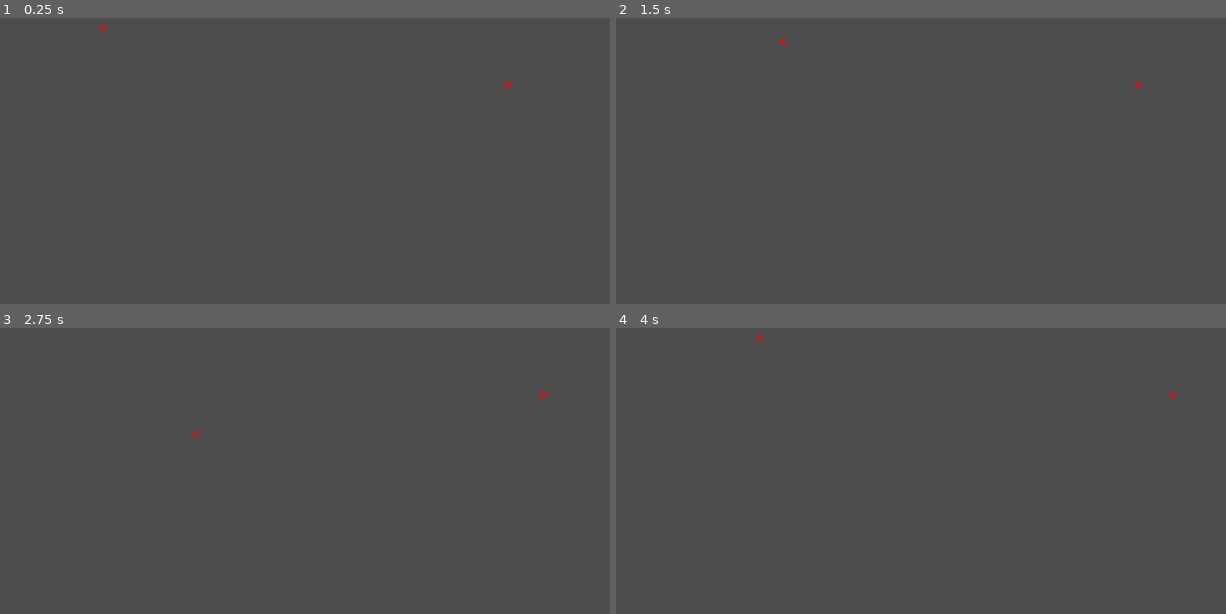
Above: before the commit, frames 1-4 (two rows, left to right).
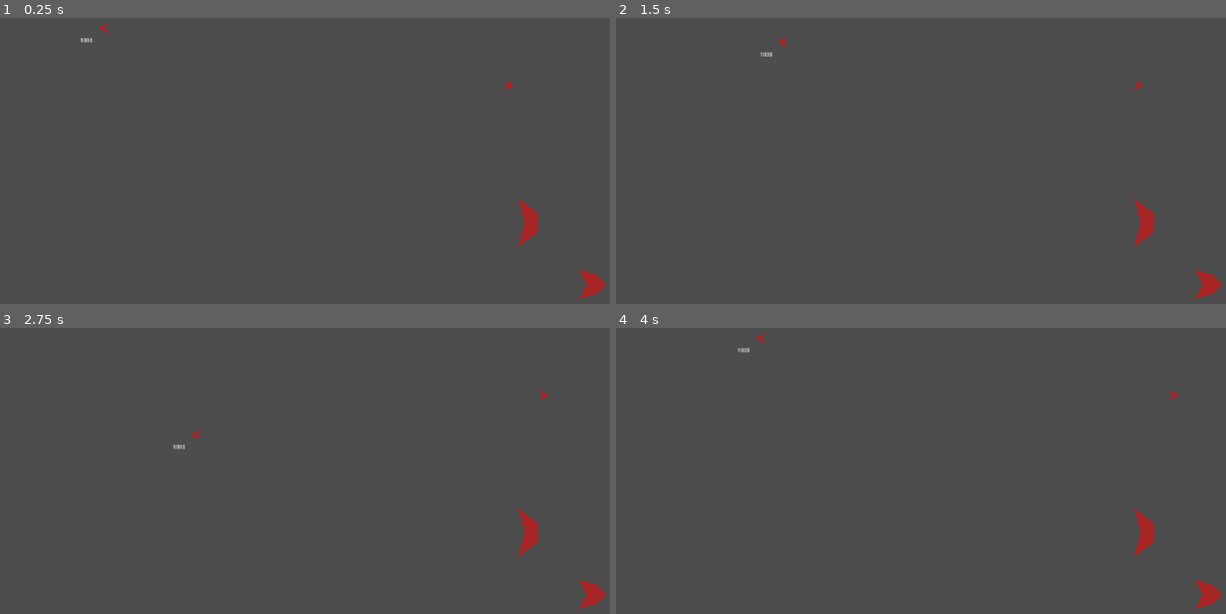
Above: after the commit, the same moments.

Repository: xorblo-doitus/Space-Shooter
Game: Godot game, scene res://src/playable_scenes/world.tscn
The game is run twice, just before and just after one commit, with the same random seed, the same clock (stepped at 60 frames per second) and the same inputs.
Inputs:
- Up to frame 1 (0.25 s): no input
- Up to frame 2 (1.5 s): tap Enter (ui_accept) at 0.5, 0.77 s; hold Right (ui_right) 0.53-1.28 s; hold Down (ui_down) from 1.28 s (still down)
- Up to frame 3 (2.75 s): tap Enter (ui_accept) at 1.52, 2 s; release Down (ui_down) at 2.03 s; hold Right (ui_right) from 2.03 s (still down)
- Up to frame 4 (4 s): release Right (ui_right) at 2.78 s; hold Up (ui_up) 2.78-3.53 s; tap Enter (ui_accept) at 3.02, 3.77 s; hold Left (ui_left) from 3.53 s (still down)

The runs differ from the first frame. In frame 1, 0.5% of the frame differs, in the area x 13-100%, y 7-99%; in frame 2, 0.5%, in the area x 23-100%, y 11-99%; in frame 3, 0.5%; in frame 4, 0.5%.
Error in both runs: Assertion failed: No damage source created (res://src/bullets/bullet.gd:25)

Commit message:
Added 2 enemy variants

Diff:
--- /dev/null
+++ b/src/bullets/big_bullet.tscn
@@ -0,0 +1,23 @@
+[gd_scene load_steps=7 format=3 uid="uid://he1e400h16sr"]
+
+[ext_resource type="PackedScene" uid="uid://dfp5ejo00djmr" path="res://src/bullets/bullet.tscn" id="1_tgnyy"]
+[ext_resource type="Script" path="res://src/resources/damage_source.gd" id="2_ugeph"]
+[ext_resource type="Script" path="res://src/resources/visible_area.gd" id="3_hx1th"]
+
+[sub_resource type="Resource" id="Resource_t581g"]
+script = ExtResource("2_ugeph")
+damage = 100.0
+knockback_multiplier = 10.0
+
+[sub_resource type="Resource" id="Resource_rp3sr"]
+script = ExtResource("3_hx1th")
+size = Vector2(20, 20)
+
+[sub_resource type="CircleShape2D" id="CircleShape2D_t2qum"]
+
+[node name="BigBullet" instance=ExtResource("1_tgnyy")]
+damage_source = SubResource("Resource_t581g")
+visible_area = SubResource("Resource_rp3sr")
+
+[node name="CollisionShape2D" parent="." index="0"]
+shape = SubResource("CircleShape2D_t2qum")
--- /dev/null
+++ b/src/bullets/small_bullet.tscn
@@ -0,0 +1,24 @@
+[gd_scene load_steps=7 format=3 uid="uid://n3gr7nakcswe"]
+
+[ext_resource type="PackedScene" uid="uid://dfp5ejo00djmr" path="res://src/bullets/bullet.tscn" id="1_l2f0o"]
+[ext_resource type="Script" path="res://src/resources/damage_source.gd" id="2_o0fh3"]
+[ext_resource type="Script" path="res://src/resources/visible_area.gd" id="3_43aop"]
+
+[sub_resource type="Resource" id="Resource_cwcnf"]
+script = ExtResource("2_o0fh3")
+damage = 1.0
+knockback_multiplier = 0.1
+
+[sub_resource type="Resource" id="Resource_q8asd"]
+script = ExtResource("3_43aop")
+size = Vector2(6, 6)
+
+[sub_resource type="CircleShape2D" id="CircleShape2D_lf35k"]
+radius = 3.0
+
+[node name="SmallBullet" instance=ExtResource("1_l2f0o")]
+damage_source = SubResource("Resource_cwcnf")
+visible_area = SubResource("Resource_q8asd")
+
+[node name="CollisionShape2D" parent="." index="0"]
+shape = SubResource("CircleShape2D_lf35k")
--- a/src/playable_scenes/world.tscn
+++ b/src/playable_scenes/world.tscn
@@ -1,8 +1,10 @@
-[gd_scene load_steps=7 format=3 uid="uid://cnr0cn7bjspsq"]
+[gd_scene load_steps=9 format=3 uid="uid://cnr0cn7bjspsq"]
 
 [ext_resource type="Script" path="res://src/playable_scenes/world.gd" id="1_ptqmb"]
 [ext_resource type="PackedScene" uid="uid://cyxhgjybj0tsy" path="res://src/spawn_point.tscn" id="2_r822a"]
 [ext_resource type="PackedScene" uid="uid://bsicvfemmcryr" path="res://src/vessels/player_vessel.tscn" id="3_nbfms"]
+[ext_resource type="PackedScene" uid="uid://boej5f28jyrn" path="res://src/vessels/spammer_vessel.tscn" id="4_56gsn"]
+[ext_resource type="PackedScene" uid="uid://blaxpwkxvbxf" path="res://src/vessels/big_vessel.tscn" id="5_gj0fc"]
 
 [sub_resource type="RectangleShape2D" id="RectangleShape2D_matw0"]
 size = Vector2(20, 1080)
@@ -38,6 +40,34 @@
 "method": &"spawn"
 }]
 }
+tracks/2/type = "method"
+tracks/2/imported = false
+tracks/2/enabled = true
+tracks/2/path = NodePath("SpawnPoints/Spammer")
+tracks/2/interp = 1
+tracks/2/loop_wrap = true
+tracks/2/keys = {
+"times": PackedFloat32Array(0),
+"transitions": PackedFloat32Array(1),
+"values": [{
+"args": [],
+"method": &"spawn"
+}]
+}
+tracks/3/type = "method"
+tracks/3/imported = false
+tracks/3/enabled = true
+tracks/3/path = NodePath("SpawnPoints/Big")
+tracks/3/interp = 1
+tracks/3/loop_wrap = true
+tracks/3/keys = {
+"times": PackedFloat32Array(0),
+"transitions": PackedFloat32Array(1),
+"values": [{
+"args": [],
+"method": &"spawn"
+}]
+}
 
 [sub_resource type="AnimationLibrary" id="AnimationLibrary_0p843"]
 _data = {
@@ -60,11 +90,13 @@
 [node name="Dude" parent="SpawnPoints" instance=ExtResource("2_r822a")]
 position = Vector2(1586, 262)
 
-[node name="Dude2" parent="SpawnPoints" instance=ExtResource("2_r822a")]
+[node name="Spammer" parent="SpawnPoints" instance=ExtResource("2_r822a")]
 position = Vector2(1667, 689)
+packed_vessel = ExtResource("4_56gsn")
 
-[node name="Dude3" parent="SpawnPoints" instance=ExtResource("2_r822a")]
+[node name="Big" parent="SpawnPoints" instance=ExtResource("2_r822a")]
 position = Vector2(1673, 881)
+packed_vessel = ExtResource("5_gj0fc")
 
 [node name="Dude4" parent="SpawnPoints" instance=ExtResource("2_r822a")]
 position = Vector2(1682, 1049)
--- /dev/null
+++ b/src/vessels/big_vessel.tscn
@@ -0,0 +1,7 @@
+[gd_scene load_steps=3 format=3 uid="uid://blaxpwkxvbxf"]
+
+[ext_resource type="PackedScene" uid="uid://byx501vlsif2o" path="res://src/vessels/enemy_vessel.tscn" id="1_hhasl"]
+[ext_resource type="PackedScene" uid="uid://doen40yh523uc" path="res://src/weapons/big_gun.tscn" id="2_wxlvx"]
+
+[node name="BigVessel" instance=ExtResource("1_hhasl")]
+default_weapon = ExtResource("2_wxlvx")
--- a/src/vessels/dude_vessel.tscn
+++ b/src/vessels/dude_vessel.tscn
@@ -1,6 +1,5 @@
 [gd_scene load_steps=2 format=3 uid="uid://dm5fqcqw7p5ms"]
 
-[ext_resource type="PackedScene" uid="uid://co15xrqex8muw" path="res://src/vessels/vessel.tscn" id="1_3xop3"]
+[ext_resource type="PackedScene" uid="uid://byx501vlsif2o" path="res://src/vessels/enemy_vessel.tscn" id="1_xlsk0"]
 
-[node name="DudeVessel" instance=ExtResource("1_3xop3")]
-firing = true
+[node name="DudeVessel" instance=ExtResource("1_xlsk0")]
--- /dev/null
+++ b/src/vessels/enemy_vessel.tscn
@@ -0,0 +1,6 @@
+[gd_scene load_steps=2 format=3 uid="uid://byx501vlsif2o"]
+
+[ext_resource type="PackedScene" uid="uid://co15xrqex8muw" path="res://src/vessels/vessel.tscn" id="1_5gvvp"]
+
+[node name="EnemyVessel" instance=ExtResource("1_5gvvp")]
+firing = true
--- a/src/vessels/player_vessel.gd
+++ b/src/vessels/player_vessel.gd
@@ -5,7 +5,8 @@
 	super._ready()
 
 func _physics_process(delta) -> void:
-	health = max_health
+#	health = max_health
+	$Label.text = str(health)
 	direction = Vector2(Input.get_axis("ui_left", "ui_right"), Input.get_axis("ui_up", "ui_down"))
 	firing = Input.is_action_pressed("ui_accept")
 	super._physics_process(delta)
--- a/src/vessels/player_vessel.tscn
+++ b/src/vessels/player_vessel.tscn
@@ -9,3 +9,9 @@
 script = ExtResource("1_3nvqr")
 team = 1
 max_health = 1000.0
+
+[node name="Label" type="Label" parent="." index="3"]
+offset_left = -40.0
+offset_top = 26.0
+offset_right = 40.0
+offset_bottom = 49.0
--- /dev/null
+++ b/src/vessels/spammer_vessel.tscn
@@ -0,0 +1,7 @@
+[gd_scene load_steps=3 format=3 uid="uid://boej5f28jyrn"]
+
+[ext_resource type="PackedScene" uid="uid://byx501vlsif2o" path="res://src/vessels/enemy_vessel.tscn" id="1_xlsk0"]
+[ext_resource type="PackedScene" uid="uid://dkovbqata6802" path="res://src/weapons/machine_gun.tscn" id="2_e2hjy"]
+
+[node name="SpammerVessel" instance=ExtResource("1_xlsk0")]
+default_weapon = ExtResource("2_e2hjy")
--- a/src/vessels/vessel.gd
+++ b/src/vessels/vessel.gd
@@ -4,9 +4,10 @@
 signal weapon_equiped(new_weapon: Weapon)
 
 const KNOCKBACK_HISTORY: int = 5
-const DAMAGE_BLINK_DECAY_SPEED: float = 3
-const DAMAGE_BLINK_DIVIDING: int = 74
-const DAMAGE_BLINK_EXPONENT: float = 1.4
+const DAMAGE_BLINK_DECAY_SPEED: float = 4
+const DAMAGE_BLINK_DIVIDING: int = 19
+const DAMAGE_BLINK_EXPONENT: float = 1.5
+const DAMAGE_BLINK_OFFSET: float = 0.3
 const EMPTY_WEAPON_ARRAY: Array[Weapon] = []
 
 @export var team: ST.TEAM = ST.TEAM.Enemy
@@ -138,7 +139,7 @@
 		queue_free()
 	else:
 #		animator.play("hurted")s
-		damage_hint = clamp(damage_hint + pow(damage_source.damage/DAMAGE_BLINK_DIVIDING, DAMAGE_BLINK_EXPONENT) + 0.3, 0, 3)
+		damage_hint = clamp(damage_hint + pow(damage_source.damage/DAMAGE_BLINK_DIVIDING, DAMAGE_BLINK_EXPONENT) + DAMAGE_BLINK_OFFSET, 0, 3)
 
 func install_weapon(new_weapon: Weapon) -> void:
 	new_weapon.team = team
--- /dev/null
+++ b/src/weapons/big_gun.tscn
@@ -0,0 +1,12 @@
+[gd_scene load_steps=3 format=3 uid="uid://doen40yh523uc"]
+
+[ext_resource type="PackedScene" uid="uid://cib1spcdun4on" path="res://src/weapons/weapon.tscn" id="1_7kgvd"]
+[ext_resource type="PackedScene" uid="uid://he1e400h16sr" path="res://src/bullets/big_bullet.tscn" id="2_bjxaf"]
+
+[node name="BigGun" instance=ExtResource("1_7kgvd")]
+bullet = ExtResource("2_bjxaf")
+reload_time = 5.0
+recoil = 4000.0
+
+[node name="Polygon2D" parent="." index="0"]
+polygon = PackedVector2Array(0, -30, 30, 0, 0, 30, -55, 45, -30, 0, -55, -45)
--- /dev/null
+++ b/src/weapons/machine_gun.tscn
@@ -0,0 +1,15 @@
+[gd_scene load_steps=3 format=3 uid="uid://dkovbqata6802"]
+
+[ext_resource type="PackedScene" uid="uid://cib1spcdun4on" path="res://src/weapons/weapon.tscn" id="1_2uvei"]
+[ext_resource type="PackedScene" uid="uid://n3gr7nakcswe" path="res://src/bullets/small_bullet.tscn" id="2_vnvt4"]
+
+[node name="MachineGun" instance=ExtResource("1_2uvei")]
+bullet = ExtResource("2_vnvt4")
+reload_time = 0.05
+recoil = 40.0
+
+[node name="Polygon2D" parent="." index="0"]
+polygon = PackedVector2Array(30, -30, 30, 30, -30, 75, -10, 0, -30, -75)
+
+[node name="AppearPoint" parent="." index="1"]
+position = Vector2(-11, 0)
--- a/src/weapons/weapon.tscn
+++ b/src/weapons/weapon.tscn
@@ -10,5 +10,5 @@
 polygon = PackedVector2Array(0, -30, 80, -80, 30, 0, 80, 80, 0, 30, -80, 80, -30, 0, -80, -80)
 
 [node name="AppearPoint" type="Marker2D" parent="."]
-position = Vector2(60, 0)
+position = Vector2(-60, 0)
 gizmo_extents = 20.0
Renamed: Ω_helpers/testing.gd -> Z_helpers/testing.gd
Not shown, added: Z_statistics/blink_formula.ggb
Not shown, removed: Ω_statistics/blink formula.ggb
